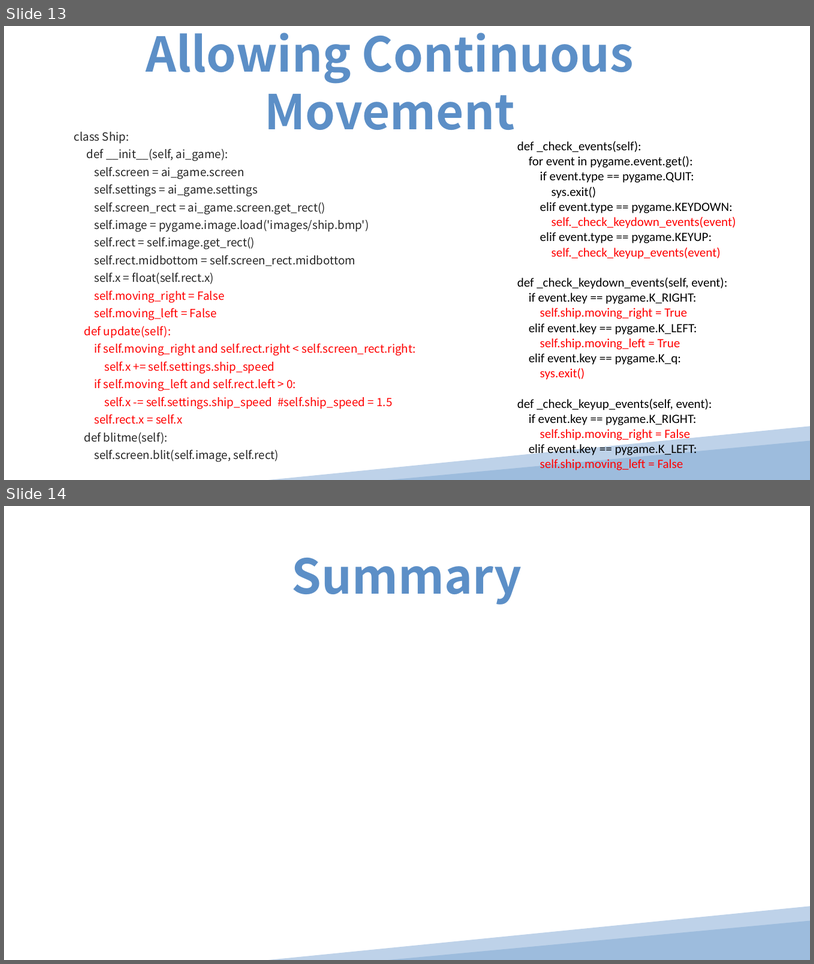
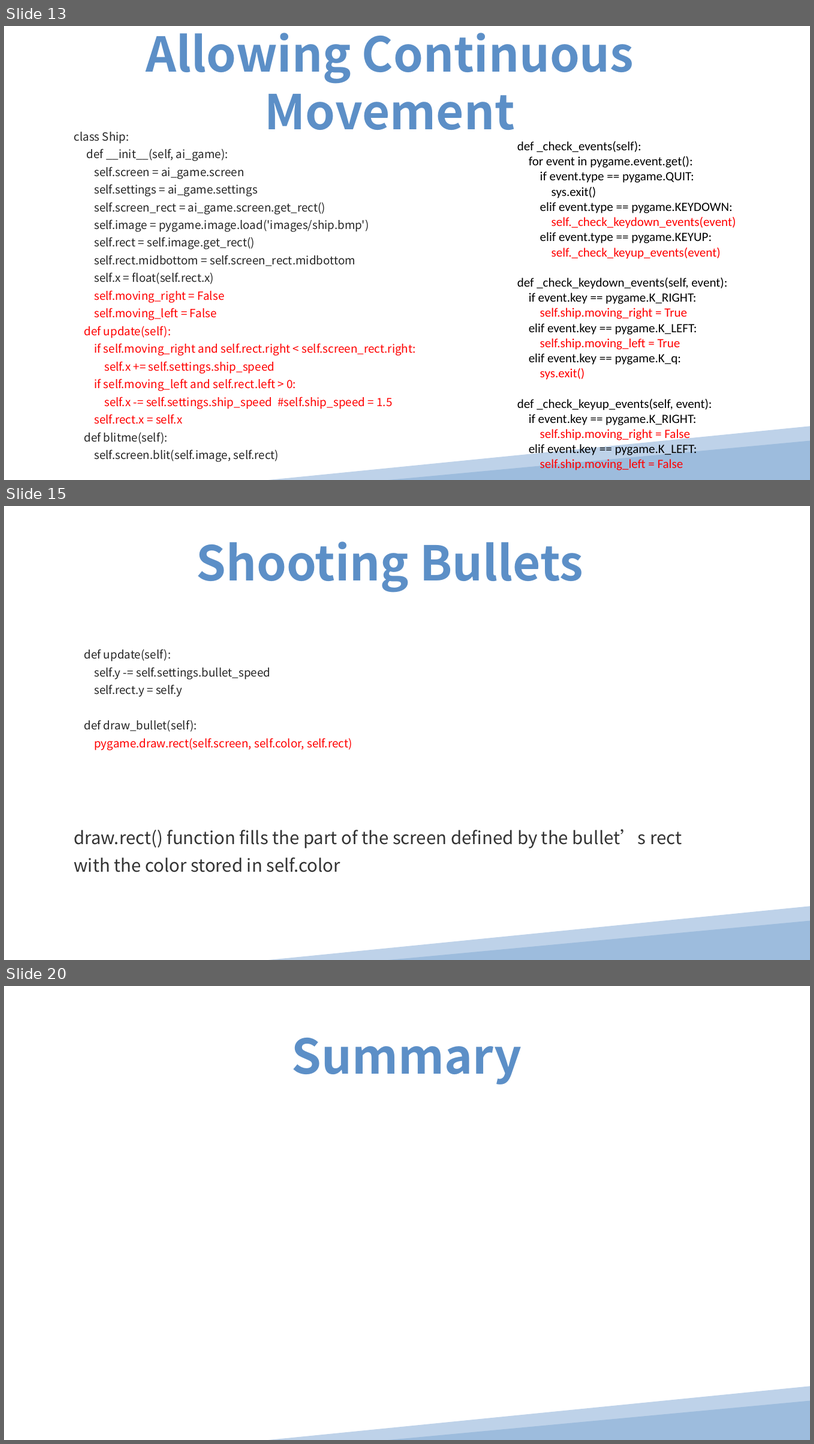
Before and after one commit to pinglee0/py, a slide deck: Chapter 12.ppt. Shown one above the other, each under a label of ours: slides 13 and 14 before the commit, slides 13, 15 and 20 after it; the slides between them are not shown. The pictures are 814x964 and 814x1444 pixels, drawn with LibreOffice and Linux fonts; fonts in the diff are those of the drawing. Boxes give left, top, right and bottom in pixels: in the first picture for what was removed or moved away, otherwise in the second. Text is boxed around its words. In the diff, an @@ line names an element or a change of style, - is before the commit and + after.

```diff
--- a/Chapter 12.ppt
+++ b/Chapter 12.ppt
@@ slide 15 added at bbox=[4, 506, 810, 960], background #FFFFFF @@
@@ title added at bbox=[196, 541, 584, 592], 76 pt, text #5C8FC7, bold @@
+Shooting Bullets
@@ text added at bbox=[74, 649, 682, 872], 18 pt, text #333333 @@
+def update(self):
+self.y -= self.settings.bullet_speed
+self.rect.y = self.y
+def draw_bullet(self):
+pygame.draw.rect(self.screen, self.color, self.rect)
+draw.rect() function fills the part of the screen defined by the bullet’s rect with the color stored in self.color
@@ freeform shape added at bbox=[269, 906, 810, 960], fill #BED2E9 @@
@@ triangle added at bbox=[389, 920, 810, 960], fill #9DBCDD @@
@@ what was slide 14 is now slide 20 @@
```
Also in this commit, not shown: 5 other slides added, 37 other files.
